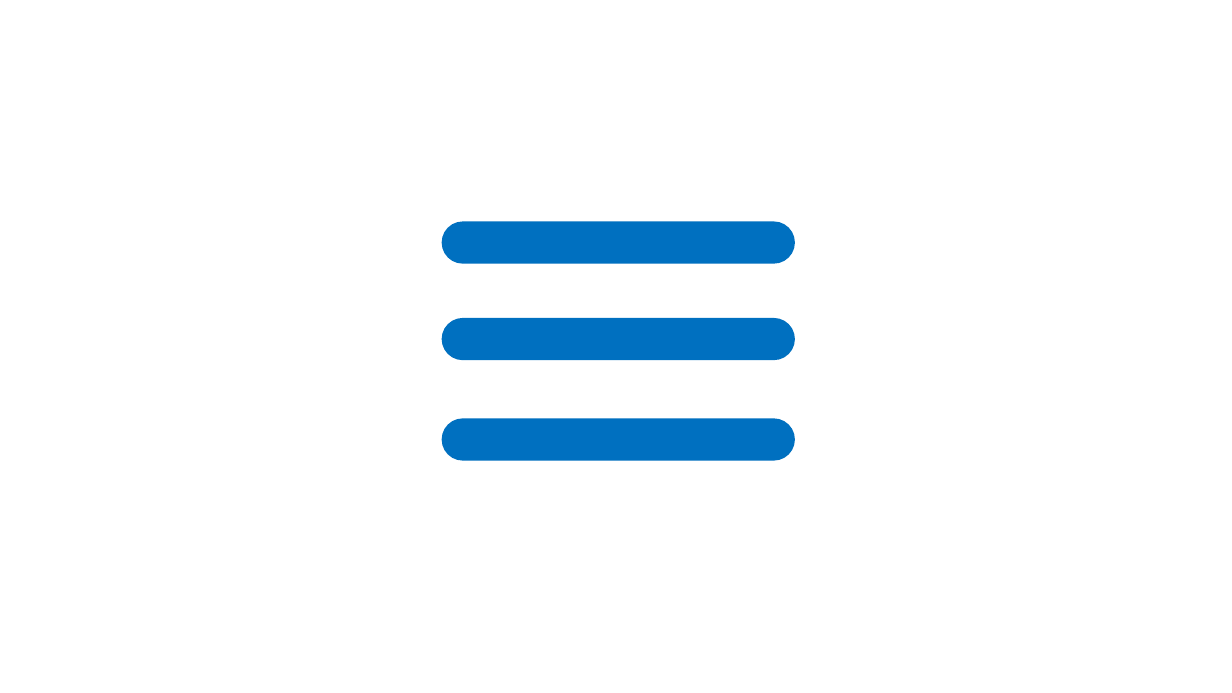
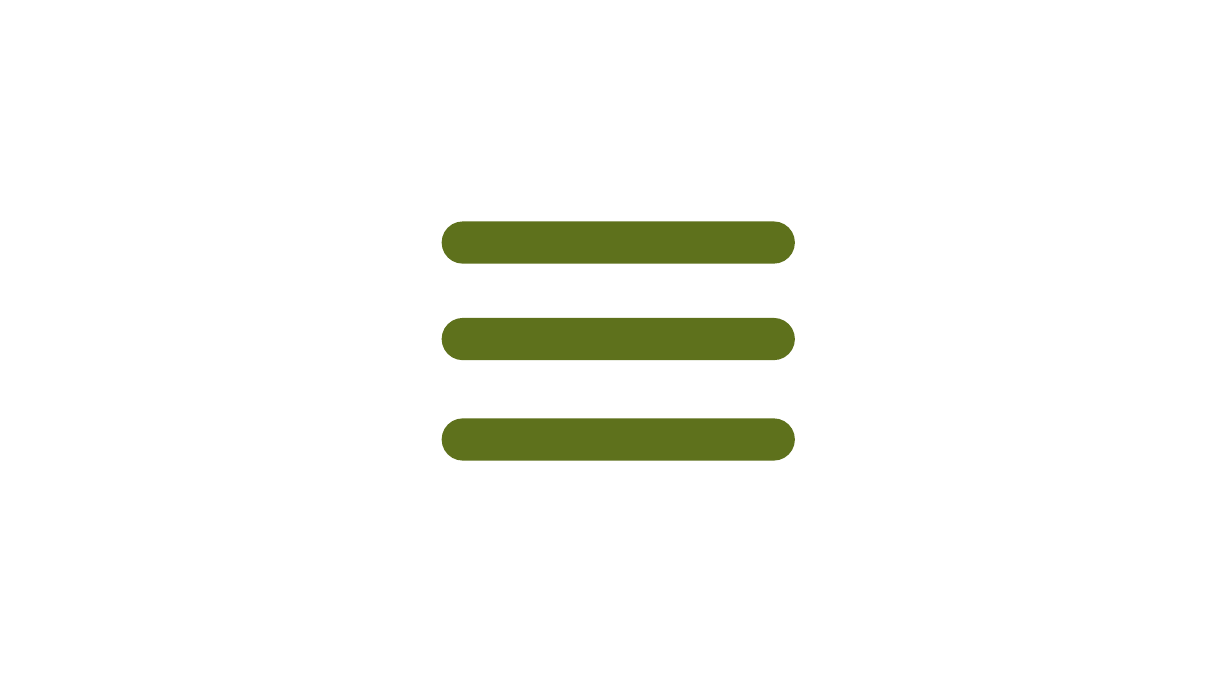
Before and after one commit to GFFischer/gff_blockchain_konzepte, a slide deck: slide 3 of prototyp/symbole_und_farben.pptx (slide 10 before the commit). Drawn at 1232x693 pixels with LibreOffice and Linux fonts; fonts in the diff are those of the drawing. Boxes give left, top, right and bottom in pixels: in the first picture for what was removed or moved away, otherwise in the second. Text is boxed around its words. In the diff, an @@ line names an element or a change of style, - is before the commit and + after.

```diff
--- a/prototyp/symbole_und_farben.pptx
+++ b/prototyp/symbole_und_farben.pptx
@@ fill #0070C0 to #5E711C; outline #0070C0 1.5 pt to #5E711C 1.5 pt in 3 elements at [443, 223, 794, 263], [443, 319, 794, 360], [443, 420, 794, 460] @@
```
Also in this commit, not shown: 4 other slides changed, 35 other files.
